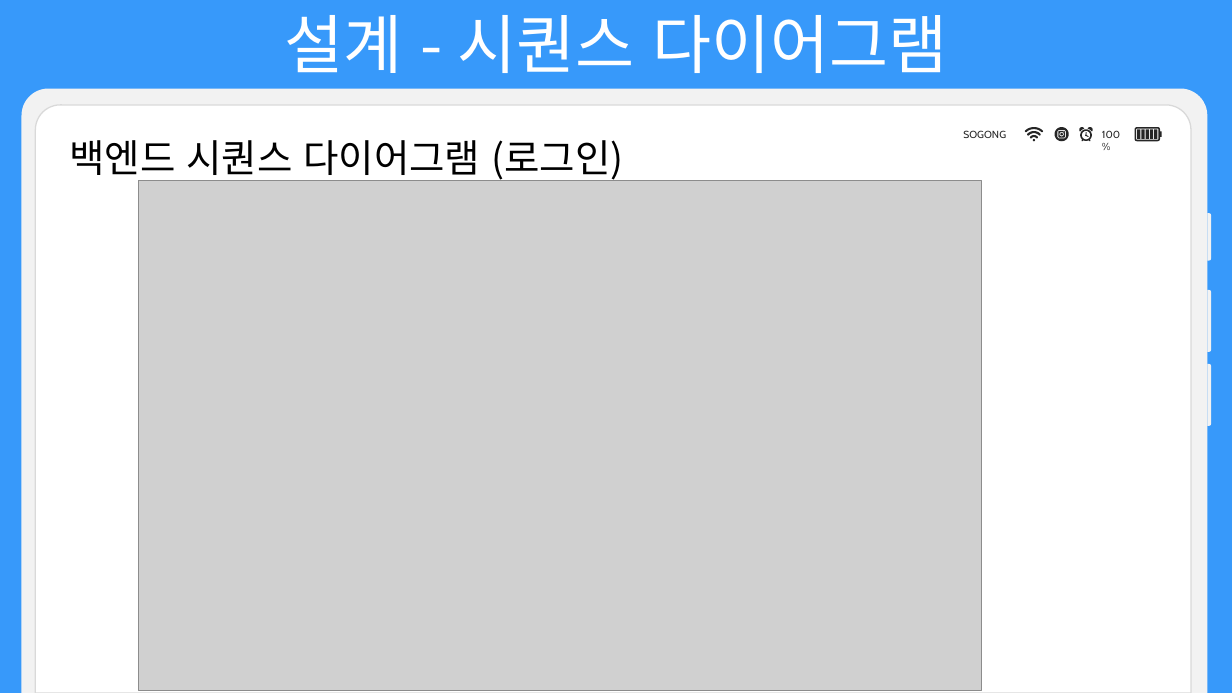
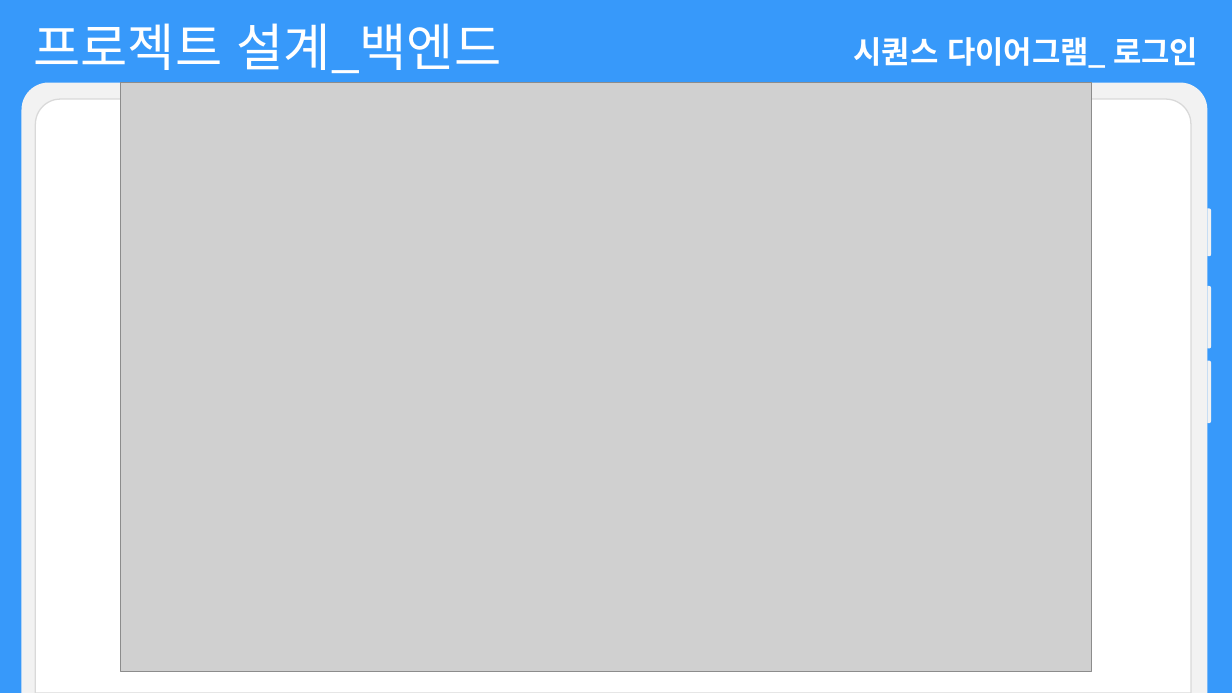
Before and after one commit to choign3123/SE_7, a slide deck: slide 42 of 발표/소프트웨어공학 발표_gn.pptx (slide 41 before the commit). Drawn at 1232x693 pixels with LibreOffice and Linux fonts; fonts in the diff are those of the drawing; grey boxes stand for pictures. Boxes give left, top, right and bottom in pixels: in the first picture for what was removed or moved away, otherwise in the second. Text is boxed around its words. In the diff, an @@ line names an element or a change of style, - is before the commit and + after.

```diff
--- a/발표/소프트웨어공학 발표_gn.pptx
+++ b/발표/소프트웨어공학 발표_gn.pptx
@@ text added at [34,23,502,73], 40 pt, text #FFFFFF @@
+프로젝트 설계_백엔드
@@ text removed at [284,15,947,73] @@
-설계 - 시퀀스 다이어그램
@@ text at [854,37,1198,68]: text changed; size 30 to 24 pt; text colour #000000 to #FFFFFF; bold on @@
-백엔드 시퀀스 다이어그램 (로그인)
+시퀀스 다이어그램_ 로그인
@@ round same rect: place and size @@
-round same rect at [21,89,1207,693]
+round same rect at [21,82,1207,693]
@@ picture: place and size @@
-picture at [139,180,982,690]
+picture at [120,82,1092,671]
@@ round same rect: place and size @@
-round same rect at [35,105,1191,693]
+round same rect at [35,99,1191,693]
@@ group removed at [963,128,1162,141]: 9 freeform shapes, 2 texts @@
-100%
-SOGONG
@@ 3 round same rects: place and size @@
-3 round same rects at [1208,213,1211,426]
+3 round same rects at [1208,208,1212,423]
```
Also in this commit, not shown: 37 other slides changed, 20 slides added, 5 slides removed.
